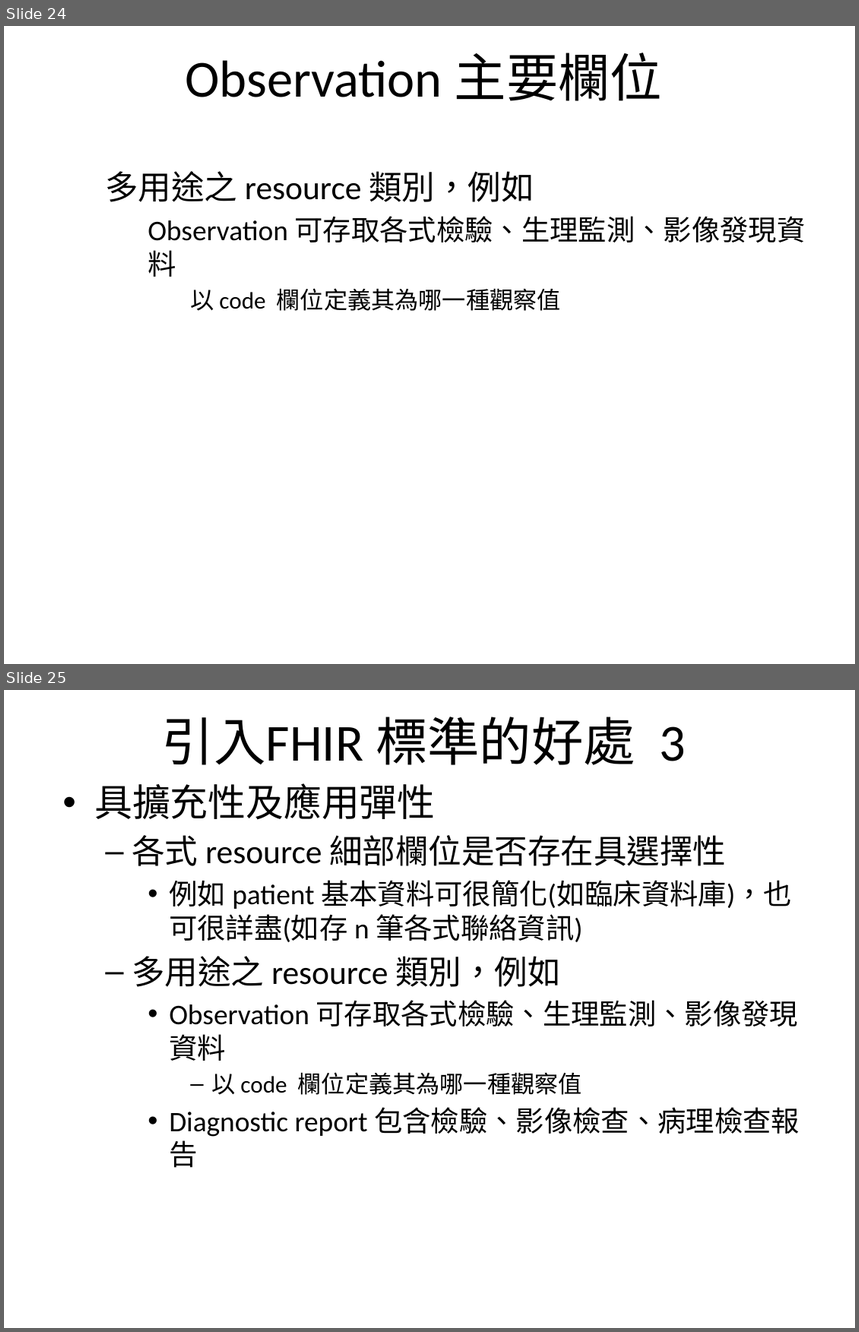
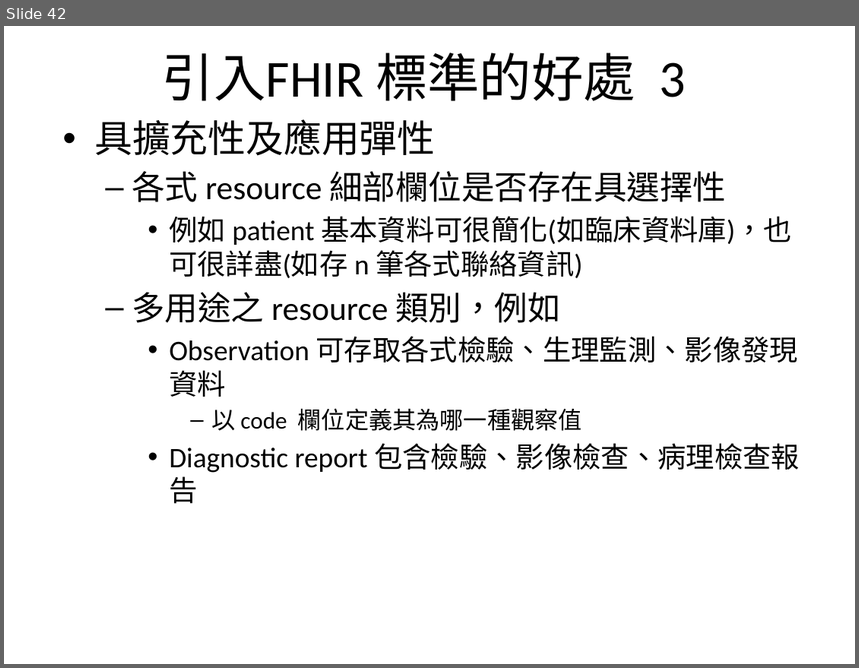
Before and after one commit to mos2718/FHIRspec, a slide deck: Spec/FHIR_Observation.pptx. Shown one above the other, each under a label of ours: slides 24 and 25 before the commit, slide 42 after it. The pictures are 859x1332 and 859x668 pixels, drawn with LibreOffice and Linux fonts; fonts in the diff are those of the drawing. Boxes give left, top, right and bottom in pixels: in the first picture for what was removed or moved away, otherwise in the second. Text is boxed around its words. In the diff, an @@ line names an element or a change of style, - is before the commit and + after.

```diff
--- a/Spec/FHIR_Observation.pptx
+++ b/Spec/FHIR_Observation.pptx
@@ slide 24 removed at (x1=4, y1=26, x2=855, y2=664), background #FFFFFF @@
@@ title removed at (x1=185, y1=53, x2=663, y2=101) @@
-Observation 主要欄位
@@ text removed at (x1=105, y1=171, x2=805, y2=311) @@
-  多用途之 resource 類別，例如
-    Observation 可存取各式檢驗、生理監測、影像發現資料
-      以 code 欄位定義其為哪一種觀察值
@@ what was slide 25 is now slide 42 @@
```
Also in this commit, not shown: 3 slides changed, 17 slides added, 4 other slides removed.
